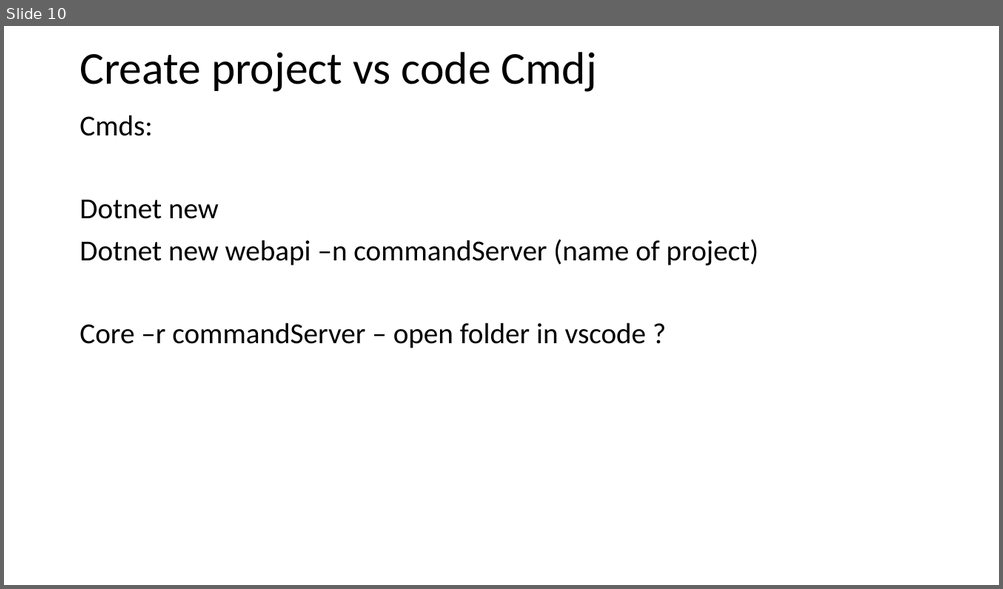
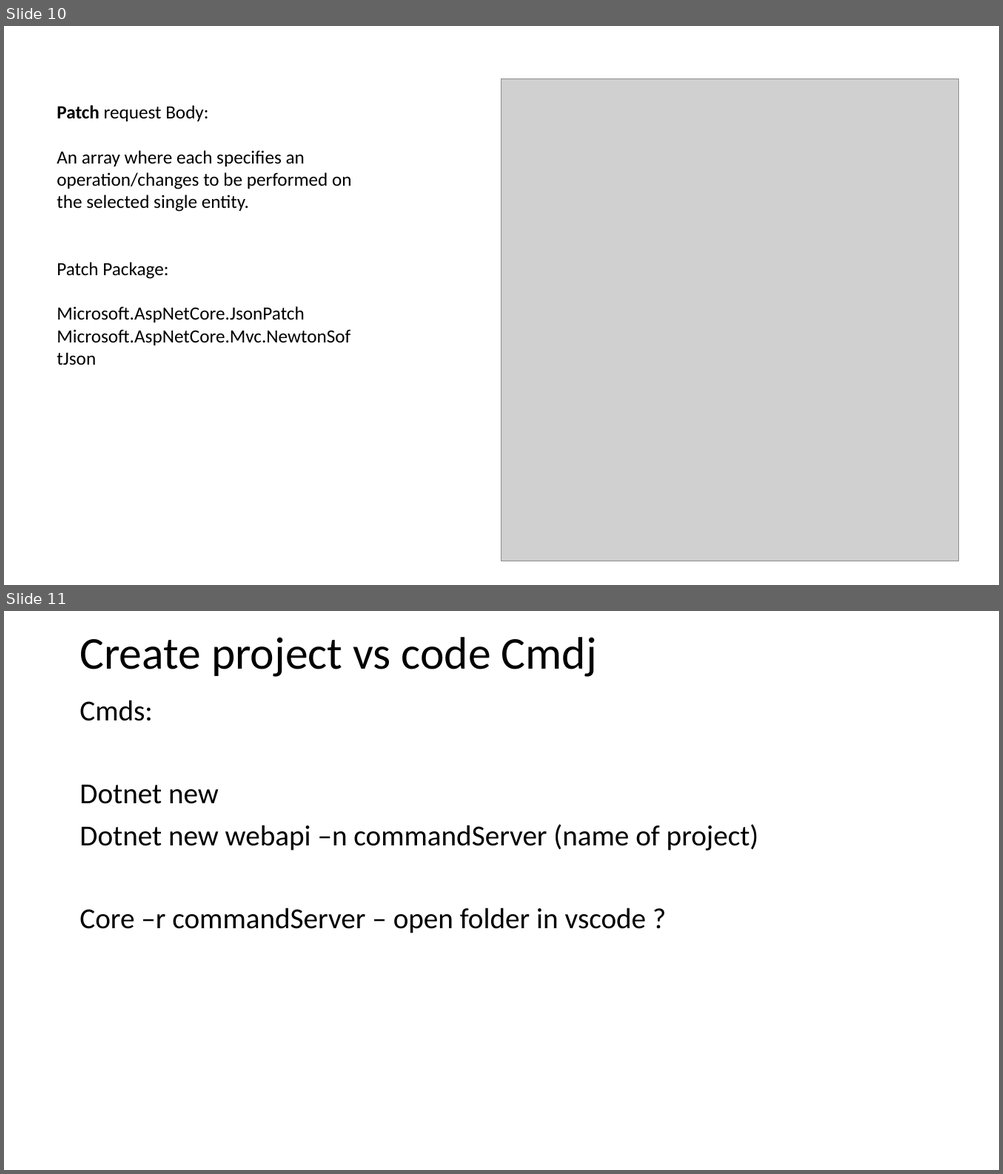
Before and after one commit to devi-priyadharshini/restAPI, a slide deck: docs/Rest API using .Net Core 3.1.pptx. Shown one above the other, each under a label of ours: slide 10 before the commit, slides 10 and 11 after it. The pictures are 1003x589 and 1003x1174 pixels, drawn with LibreOffice and Linux fonts; fonts in the diff are those of the drawing; grey boxes stand for pictures. Boxes give left, top, right and bottom in pixels: in the first picture for what was removed or moved away, otherwise in the second. Text is boxed around its words. In the diff, an @@ line names an element or a change of style, - is before the commit and + after.

Commit message:
PATCH Implementation

```diff
--- a/docs/Rest API using .Net Core 3.1.pptx
+++ b/docs/Rest API using .Net Core 3.1.pptx
@@ slide 10 added at box(4, 26, 999, 585), background #FFFFFF @@
@@ picture added at box(502, 79, 959, 561) @@
@@ text added at box(57, 105, 352, 346), 18 pt, text #000000 @@
+Patch request Body:
+An array where each specifies an operation/changes to be performed on the selected single entity.
+Patch Package:
+Microsoft.AspNetCore.JsonPatch
+Microsoft.AspNetCore.Mvc.NewtonSoftJson
@@ what was slide 10 is now slide 11 @@
```
Also in this commit, not shown: 1 slide changed, 4 other files.
